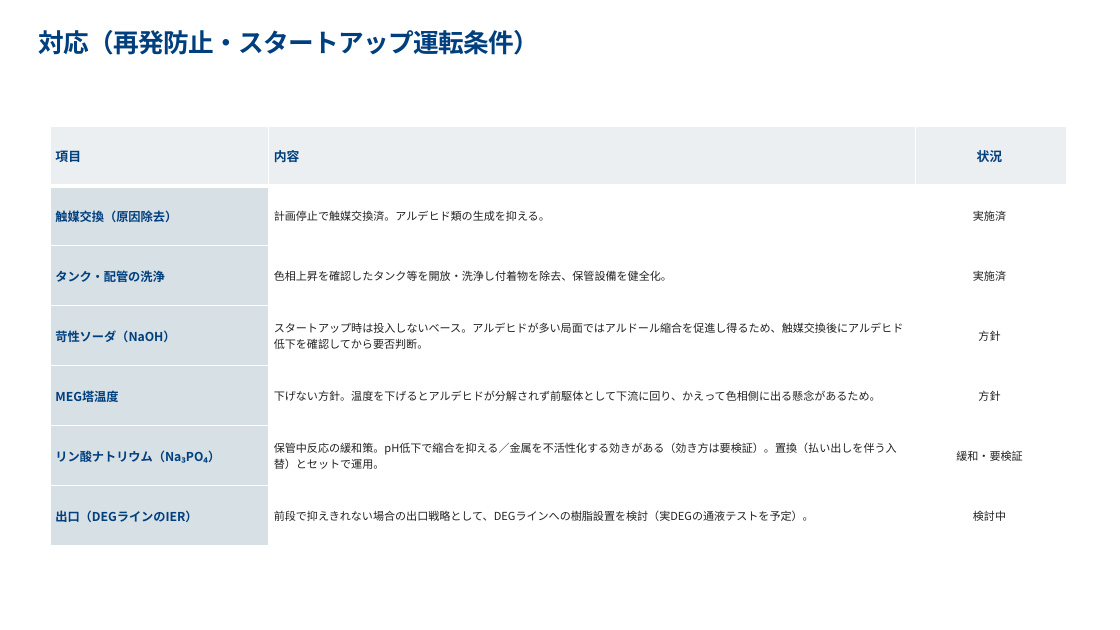
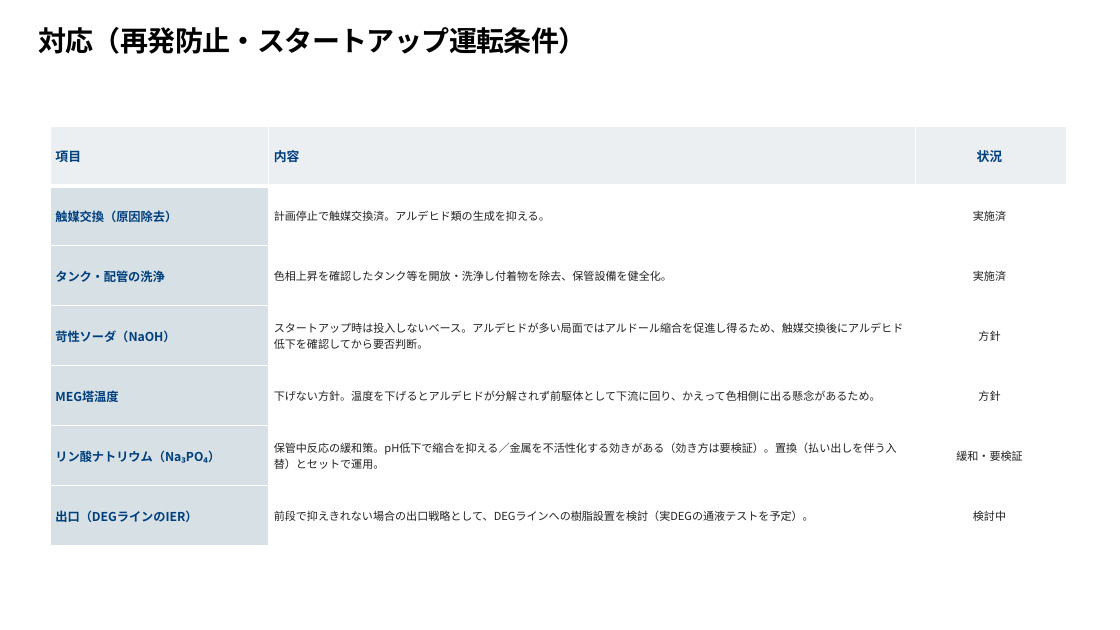
Before and after one commit to hiraoyosa-sys/Base, a slide deck: slide 11 of outputs/製品DEG色相悪化_対策会議.pptx. Drawn at 1120x630 pixels with LibreOffice and Linux fonts; fonts in the diff are those of the drawing. Boxes give left, top, right and bottom in pixels: in the first picture for what was removed or moved away, otherwise in the second. Text is boxed around its words. In the diff, an @@ line names an element or a change of style, - is before the commit and + after.

```diff
--- a/outputs/製品DEG色相悪化_対策会議.pptx
+++ b/outputs/製品DEG色相悪化_対策会議.pptx
@@ title "対応（再発防止・スタートアップ運転条件）" at [38, 27, 587, 54]: size 22 to 24 pt, text colour #003F7E to #000000 @@
```
Also in this commit, not shown: 13 other slides changed, 1 slide added, 9 other files.
